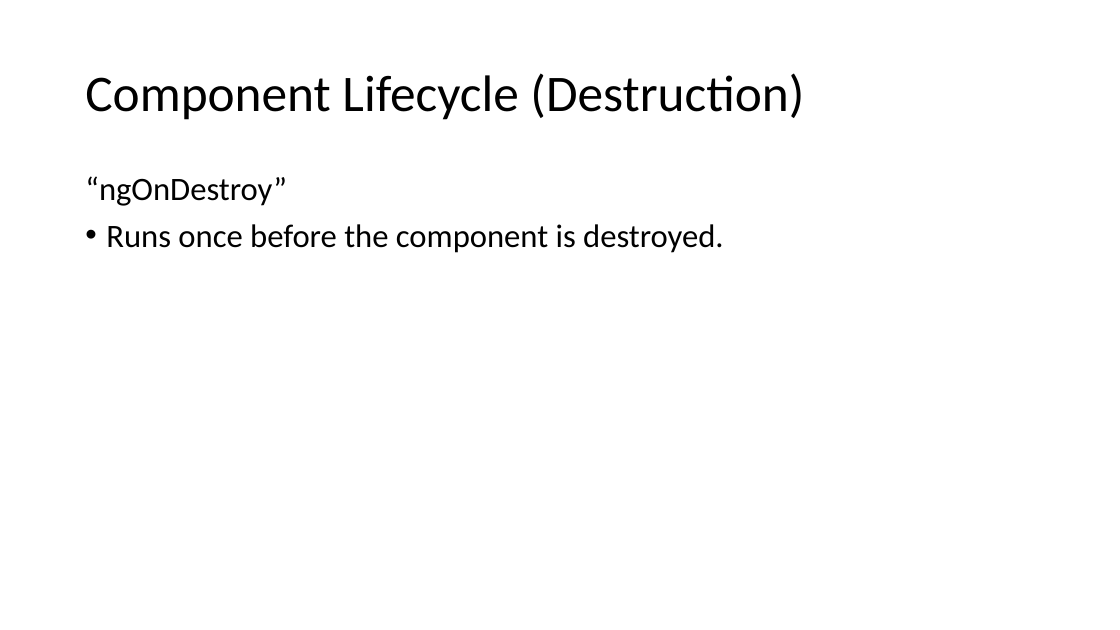
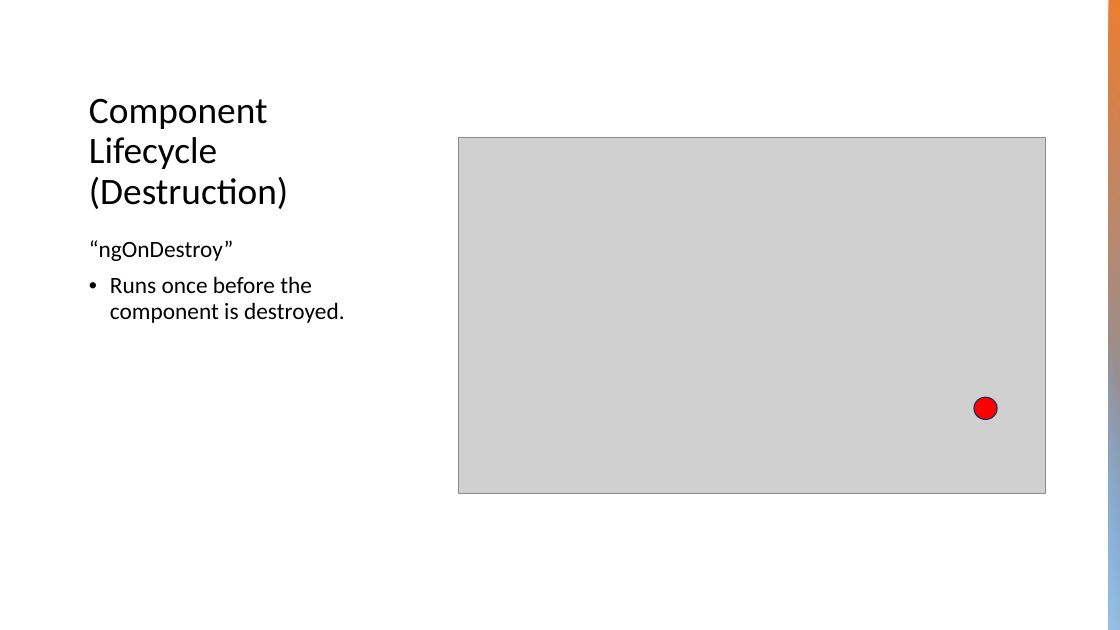
Before and after one commit to aarciab/angular, a slide deck: slide 31 of 1_Angular.pptx (slide 28 before the commit). Drawn at 1120x630 pixels with LibreOffice and Linux fonts; fonts in the diff are those of the drawing; grey boxes stand for pictures. Boxes give left, top, right and bottom in pixels: in the first picture for what was removed or moved away, otherwise in the second. Text is boxed around its words. In the diff, an @@ line names an element or a change of style, - is before the commit and + after.

```diff
--- a/1_Angular.pptx
+++ b/1_Angular.pptx
@@ rectangle added at (1109, 0, 1120, 630), fill gradient #ED7D31 to #5B9BD5 @@
@@ title "Component Lifecycle (Destruction)": place and size @@
-title "Component Lifecycle (Destruction)" at (85, 73, 804, 120)
+title "Component Lifecycle (Destruction)" at (89, 98, 288, 209)
@@ title "Component Lifecycle (Destruction)" at (89, 98, 288, 209): size 44 to 32 pt; vertical alignment middle to bottom @@
@@ picture added at (458, 137, 1045, 493) @@
@@ text "“ngOnDestroy”": place and size @@
-text "“ngOnDestroy”" at (85, 176, 724, 253)
+text "“ngOnDestroy”" at (89, 240, 345, 323)
@@ text "“ngOnDestroy”" at (89, 240, 345, 323): size 28 to 20 pt @@
@@ rectangle added at (1109, 324, 1120, 630), fill gradient #9DC3E6 @@
@@ ellipse added at (975, 397, 998, 420), fill #FF0000, outline #1E3256 1 pt @@
```
Also in this commit, not shown: 3 other slides changed, 17 slides added, 4 slides removed, 7 other files.
